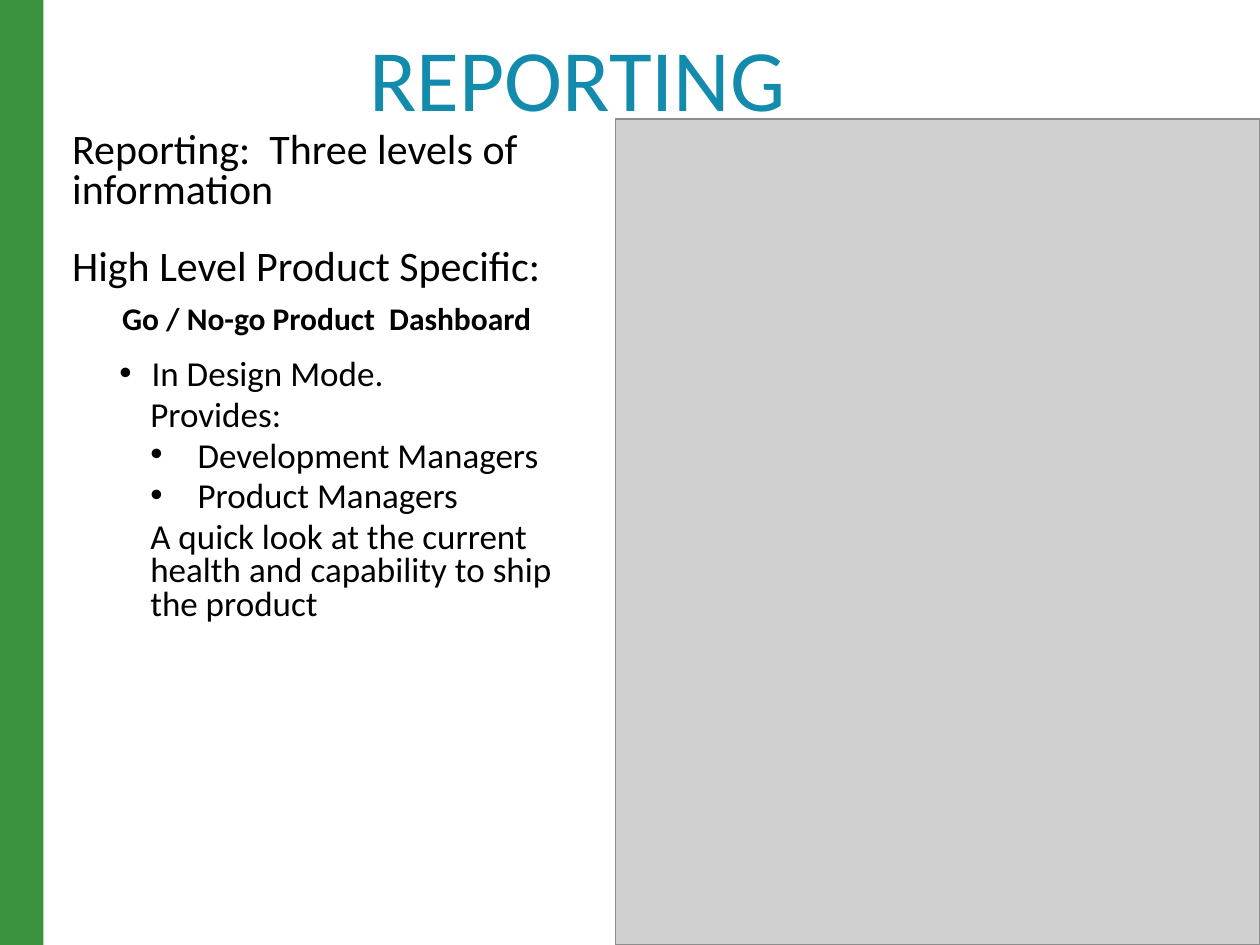
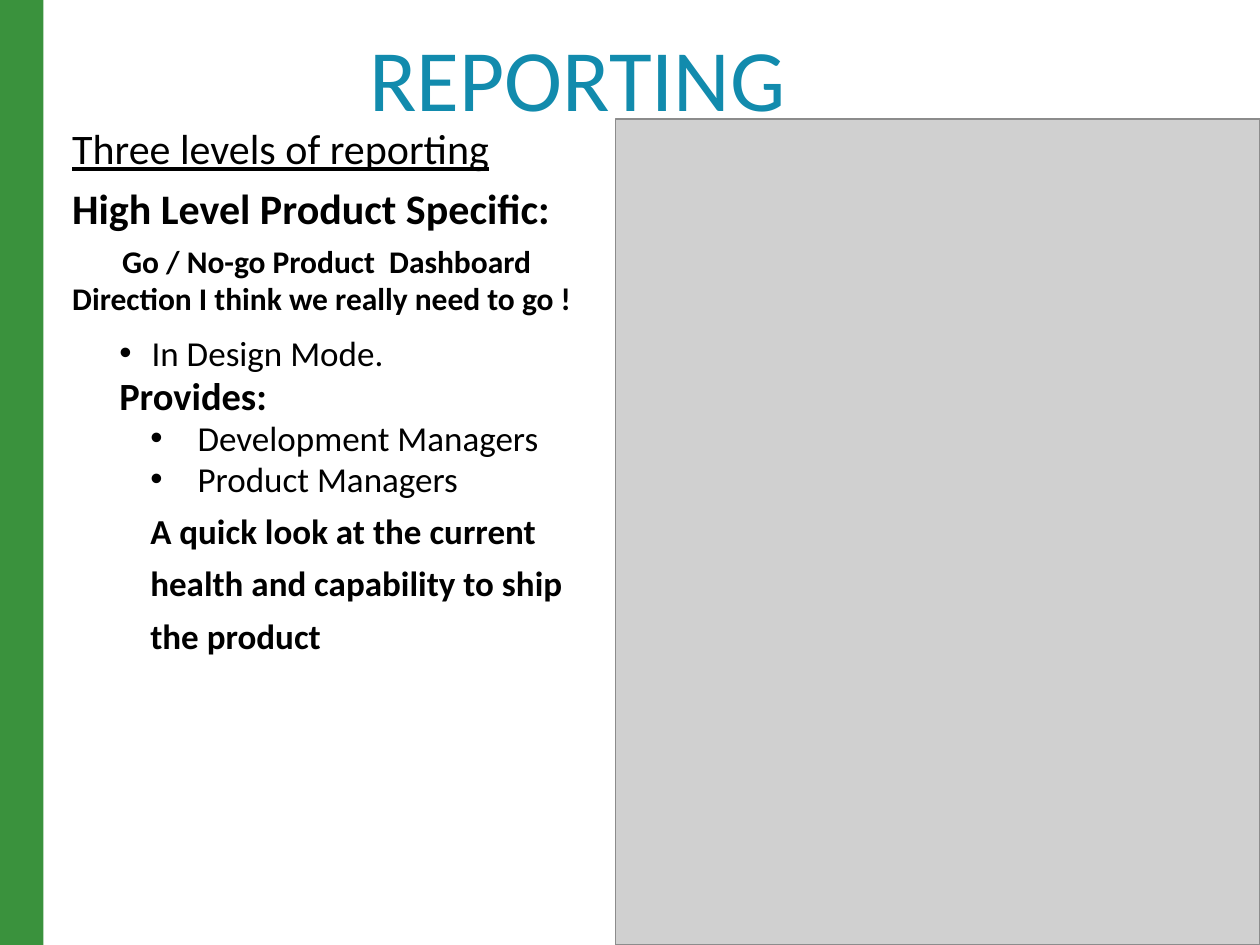
Before and after one commit to raghav9329/mainProf, a slide deck: slide 10 of CurrentWork_Delta/CX_StrategyPowerPoint.pptx (slide 11 before the commit). Drawn at 1260x945 pixels with LibreOffice and Linux fonts; fonts in the diff are those of the drawing; grey boxes stand for pictures. Boxes give left, top, right and bottom in pixels: in the first picture for what was removed or moved away, otherwise in the second. Text is boxed around its words. In the diff, an @@ line names an element or a change of style, - is before the commit and + after.

```diff
--- a/CurrentWork_Delta/CX_StrategyPowerPoint.pptx
+++ b/CurrentWork_Delta/CX_StrategyPowerPoint.pptx
@@ text at (72, 134, 489, 172): text changed @@
-Reporting: Three levels of information
+Three levels of reporting
@@ text at (72, 194, 562, 655): bold on in "High Level Product Specific:", "Provides:", "A quick look at the current health ..."; size 20 to 22 pt in "Provides:"; list level 3 to 2 in "Provides:"; line spacing 0.8 to 1.25; less space between paragraphs @@
@@ text at (72, 288, 554, 316): paragraph added @@
+Direction I think we really need to go !
```
Also in this commit, not shown: 12 other slides changed, 1 slide removed, 9 other files.
